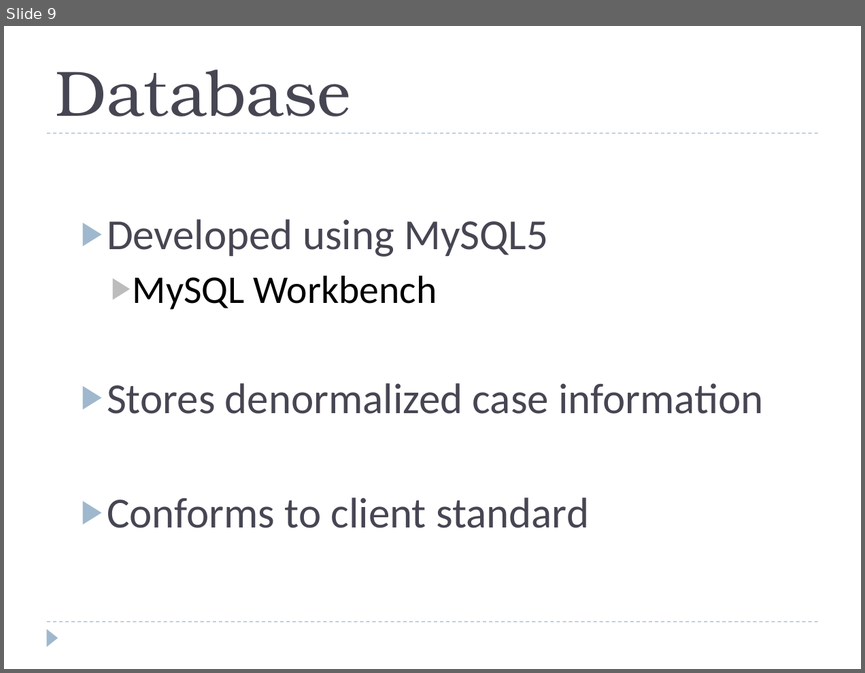
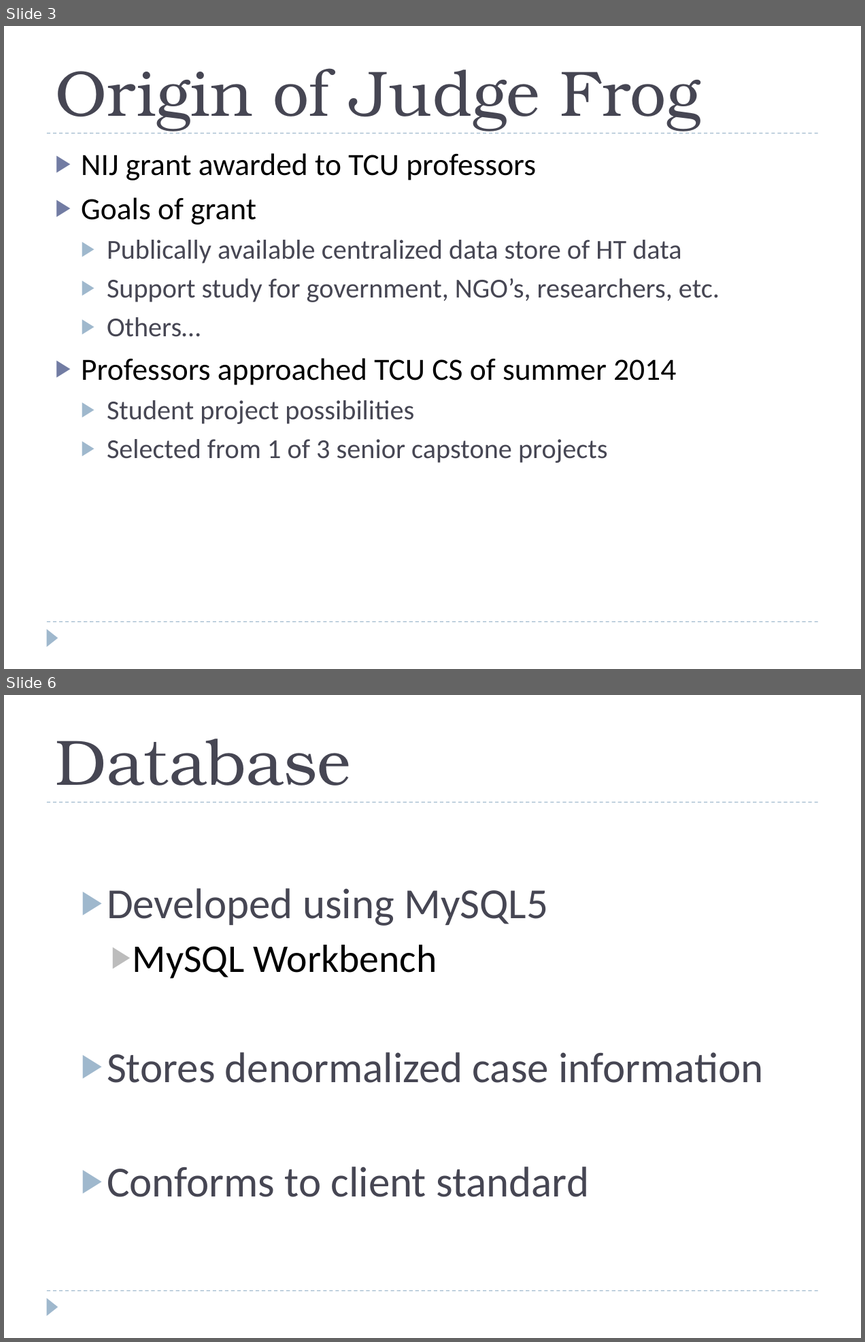
Before and after one commit to OnyxSpartanII/JudgeFrog, a slide deck: documentation/Project/NT_Presentation.pptx. Shown one above the other, each under a label of ours: slide 9 before the commit, slides 3 and 6 after it; the slides between them are not shown. The pictures are 865x673 and 865x1342 pixels, drawn with LibreOffice and Linux fonts; fonts in the diff are those of the drawing. Boxes give left, top, right and bottom in pixels: in the first picture for what was removed or moved away, otherwise in the second. Text is boxed around its words. In the diff, an @@ line names an element or a change of style, - is before the commit and + after.

```diff
--- a/documentation/Project/NT_Presentation.pptx
+++ b/documentation/Project/NT_Presentation.pptx
@@ slide 3 added at box(4, 26, 861, 669), background #FFFFFF; not listed: 3 template elements that a slide beside it also shows @@
@@ title added at box(55, 68, 701, 130), 54 pt, text #464653 @@
+Origin of Judge Frog
@@ text added at box(81, 153, 719, 463), 23 pt, text #464653 @@
+▶ NIJ grant awarded to TCU professors
+▶ Goals of grant
+  ▶ Publically available centralized data store of HT data
+  ▶ Support study for government, NGO’s, researchers, etc.
+  ▶ Others…
+▶ Professors approached TCU CS of summer 2014
+  ▶ Student project possibilities
+  ▶ Selected from 1 of 3 senior capstone projects
@@ what was slide 9 is now slide 6 @@
```
Also in this commit, not shown: 2 slides changed, 1 other slide added, 5 slides removed, 1 other file.
